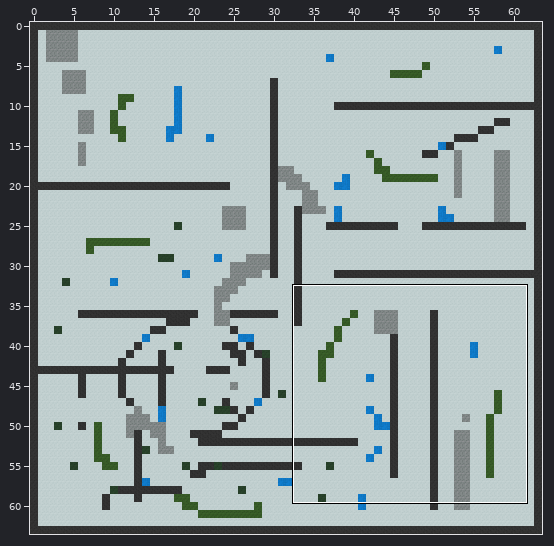
Two versions of a level (Tiled map, data/map3.tmx). The first picture is a wide view before the edit; the outline marks the close-up.
Close-up. Old version:
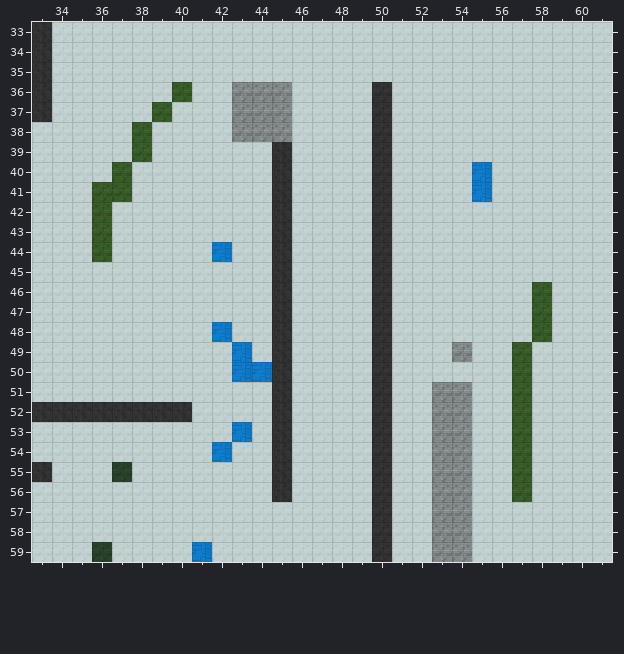
Cells are 32x32 px. Shown: x 33..61, y 33..59. The commit also changed other parts of the map, which this record leaves out.
And afterwards:
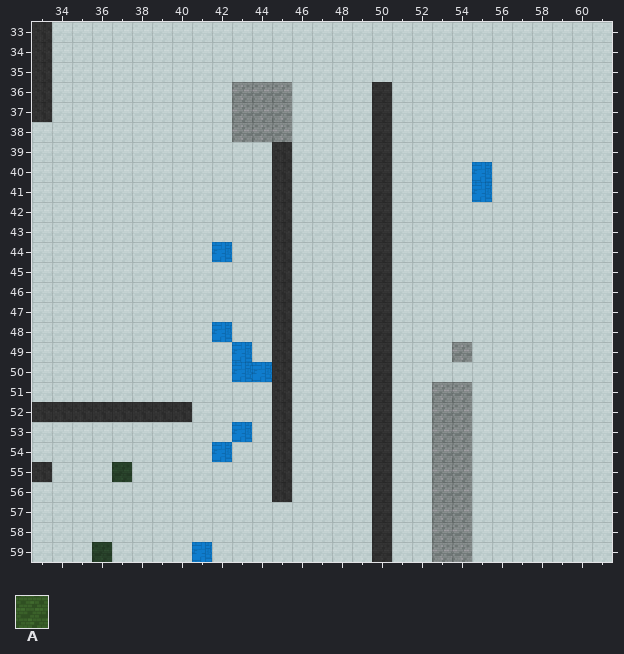
Key: from "map2tiles": A 10 "blocksprite4".
_ is an empty cell.
The edit:
Layer "Walls":
Tile A is removed in row 36 at x 40; in row 37 at x 39; in rows 38 to 39 at x 38; in row 40 at x 37; in row 41 at x 36 to 37; in rows 42 to 44 at x 36.
Tile A is removed in rows 46 to 48 at x 58; in rows 49 to 56 at x 57.
Pixel boxes of the changes (left, top, right, bottom) in both close-ups:
removed: (92, 82, 192, 262)
removed: (512, 282, 552, 502)
